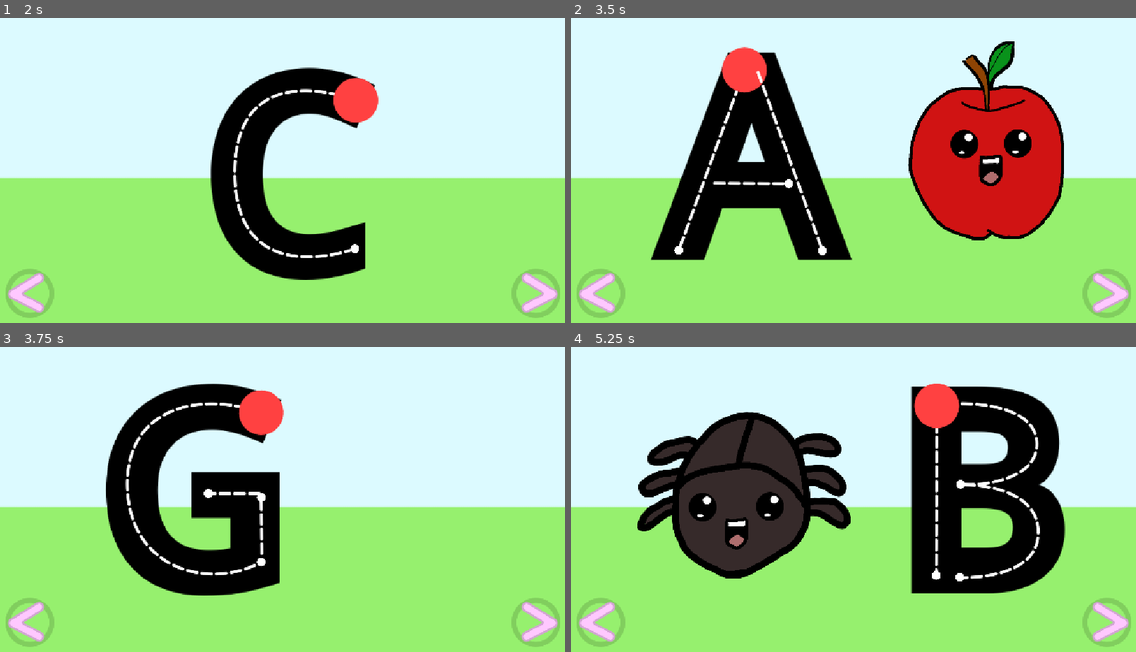
Above: before the commit, frames 1-4 (two rows, left to right).
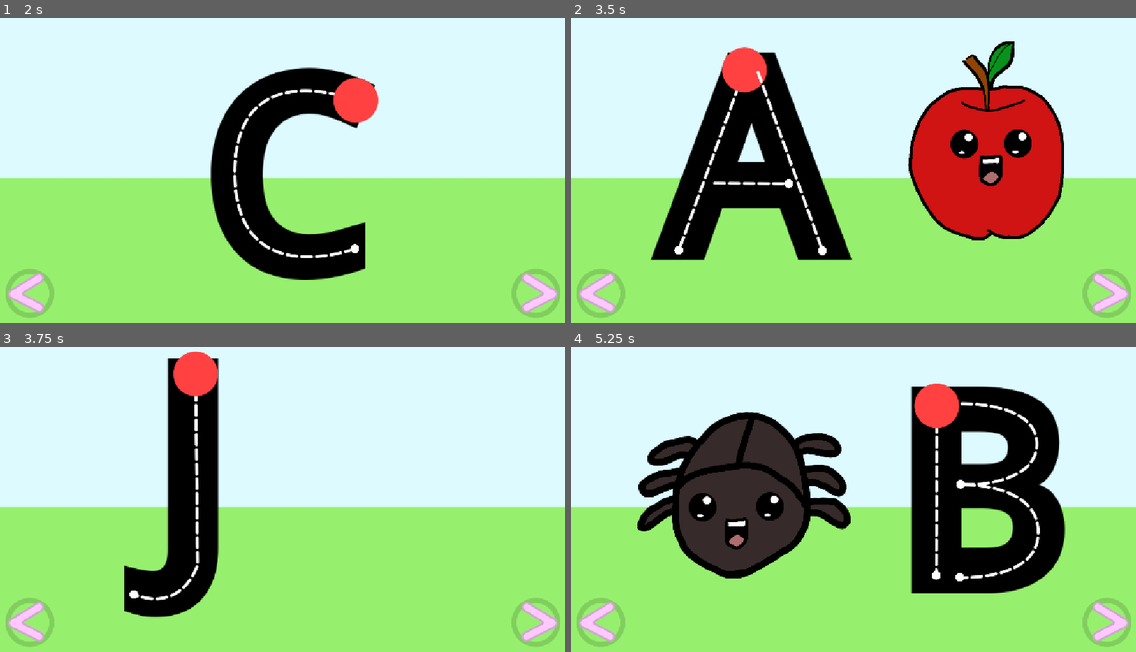
Above: after the commit, the same moments.

Repository: BlazingNeutron/urban-garbanzo
Game: Godot game, scene res://scenes/main_stage.tscn
Same seed, same stepped clock (60 frames per second), same inputs: the game is played once before the commit and once after it.
Inputs (mouse positions are in pixels of both pictures, inside the frame that each line leads up to):
- Up to frame 1 (2 s): click (536, 292) at 0.5 s; click (536, 292) at 1.25 s
- Up to frame 2 (3.5 s): click (599, 292) at 2 s; click (599, 292) at 2.75 s
- Up to frame 3 (3.75 s): click (28, 621) at 3.5 s
- Up to frame 4 (5.25 s): click (1107, 621) at 4.25 s; tap Enter at 5 s; move the mouse to (977, 478) at 5.02 s; press the mouse at (977, 478) at 5.03 s

Frames 1-2 are identical in both runs. In frame 3, 16% of the frame differs, in the area x 18-51%, y 1-89%; in frame 4, nothing differs.

Commit message:
Adding more letters: h, i ,j

Diff:
--- /dev/null
+++ b/scenes/letters/capital_letter_h.tscn
@@ -0,0 +1,43 @@
+[gd_scene load_steps=6 format=3 uid="uid://g1p0uhtdh8ei"]
+
+[ext_resource type="PackedScene" uid="uid://4gktlgtprxfr" path="res://scenes/letter.tscn" id="1_h6vdk"]
+[ext_resource type="PackedScene" uid="uid://ctpin31ahbdpr" path="res://scenes/letter_path.tscn" id="2_2kqsc"]
+
+[sub_resource type="Curve2D" id="Curve2D_xtp7e"]
+resource_local_to_scene = true
+_data = {
+"points": PackedVector2Array(0, 0, 0, 0, 238, 137, 0, 0, 0, 0, 241, 500)
+}
+point_count = 2
+
+[sub_resource type="Curve2D" id="Curve2D_0mcvd"]
+resource_local_to_scene = true
+_data = {
+"points": PackedVector2Array(0, 0, 0, 0, 482, 130, 0, 0, 0, 0, 480, 490)
+}
+point_count = 2
+
+[sub_resource type="Curve2D" id="Curve2D_cy0q1"]
+resource_local_to_scene = true
+_data = {
+"points": PackedVector2Array(0, 0, 0, 0, 242, 300, 0, 0, 0, 0, 464, 304)
+}
+point_count = 2
+
+[node name="Letter" instance=ExtResource("1_h6vdk")]
+
+[node name="RichTextLabel" parent="." index="1"]
+offset_left = 140.0
+offset_top = -43.0
+offset_right = 550.0
+offset_bottom = 684.0
+text = "[b]H[/b]"
+
+[node name="LetterPath" parent="LetterPaths" index="0" instance=ExtResource("2_2kqsc")]
+curve = SubResource("Curve2D_xtp7e")
+
+[node name="LetterPath2" parent="LetterPaths" index="1" instance=ExtResource("2_2kqsc")]
+curve = SubResource("Curve2D_0mcvd")
+
+[node name="LetterPath3" parent="LetterPaths" index="2" instance=ExtResource("2_2kqsc")]
+curve = SubResource("Curve2D_cy0q1")
--- /dev/null
+++ b/scenes/letters/capital_letter_i.tscn
@@ -0,0 +1,23 @@
+[gd_scene load_steps=4 format=3 uid="uid://ljwst14ayh5c"]
+
+[ext_resource type="PackedScene" uid="uid://4gktlgtprxfr" path="res://scenes/letter.tscn" id="1_utknh"]
+[ext_resource type="PackedScene" uid="uid://ctpin31ahbdpr" path="res://scenes/letter_path.tscn" id="2_082qm"]
+
+[sub_resource type="Curve2D" id="Curve2D_syj1q"]
+resource_local_to_scene = true
+_data = {
+"points": PackedVector2Array(0, 0, 0, 0, 766, 135, 0, 0, 0, 0, 766, 500)
+}
+point_count = 2
+
+[node name="Letter" instance=ExtResource("1_utknh")]
+
+[node name="RichTextLabel" parent="." index="1"]
+offset_left = 659.0
+offset_top = -38.0
+offset_right = 1044.0
+offset_bottom = 689.0
+text = "[b]I[/b]"
+
+[node name="LetterPath" parent="LetterPaths" index="0" instance=ExtResource("2_082qm")]
+curve = SubResource("Curve2D_syj1q")
--- /dev/null
+++ b/scenes/letters/capital_letter_j.tscn
@@ -0,0 +1,23 @@
+[gd_scene load_steps=4 format=3 uid="uid://bp5uubshh24xs"]
+
+[ext_resource type="PackedScene" uid="uid://4gktlgtprxfr" path="res://scenes/letter.tscn" id="1_pfetd"]
+[ext_resource type="PackedScene" uid="uid://ctpin31ahbdpr" path="res://scenes/letter_path.tscn" id="2_lxsmu"]
+
+[sub_resource type="Curve2D" id="Curve2D_f4hoj"]
+resource_local_to_scene = true
+_data = {
+"points": PackedVector2Array(0, 0, 0, 0, 398, 80, 0, 0, 0, 0, 402, 469, 102.054, 37.7976, -102.054, -37.7976, 272, 530)
+}
+point_count = 3
+
+[node name="Letter" instance=ExtResource("1_pfetd")]
+
+[node name="RichTextLabel" parent="." index="1"]
+offset_left = 145.0
+offset_top = -101.0
+offset_right = 656.0
+offset_bottom = 626.0
+text = "[b] J[/b]"
+
+[node name="LetterPath" parent="LetterPaths" index="0" instance=ExtResource("2_lxsmu")]
+curve = SubResource("Curve2D_f4hoj")
--- a/scripts/main_stage.gd
+++ b/scripts/main_stage.gd
@@ -12,7 +12,11 @@
 			{ "scene": "capital_letter_d" },
 			{ "scene": "capital_letter_e" },
 			{ "scene": "capital_letter_f" },
-			{ "scene": "capital_letter_g" }
+			{ "scene": "capital_letter_g" },
+			{ "scene": "capital_letter_h" },
+			{ "scene": "capital_letter_i" },
+			{ "scene": "capital_letter_j" }
+
 		]
 }
 
